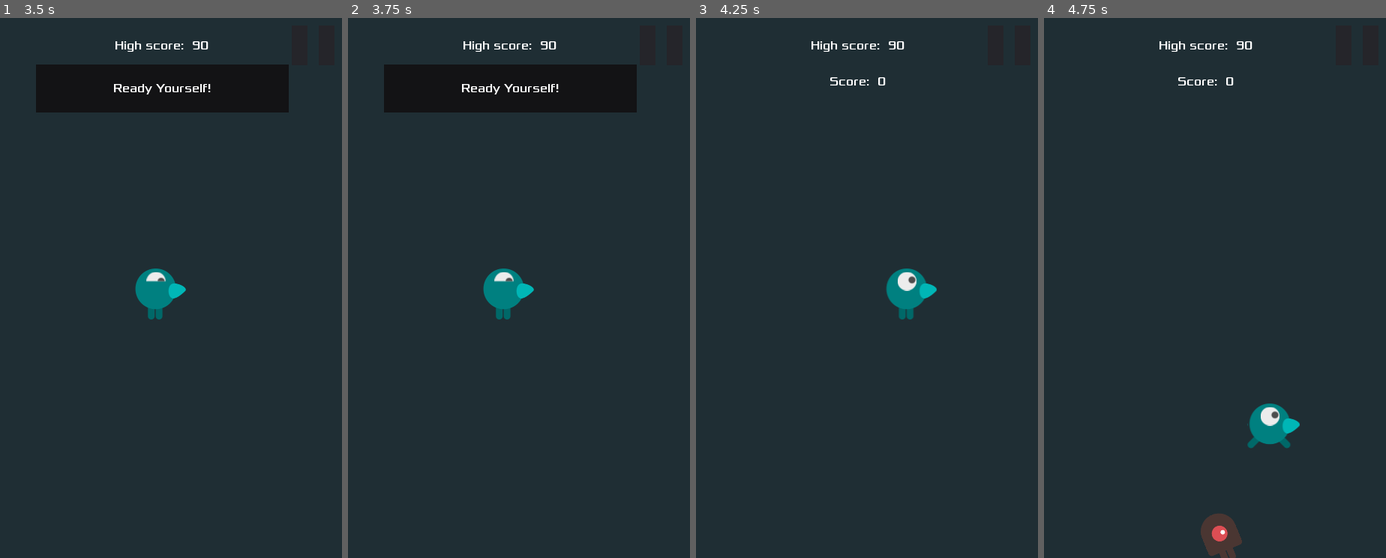
Above: before the commit, frames 1-4 (left to right).
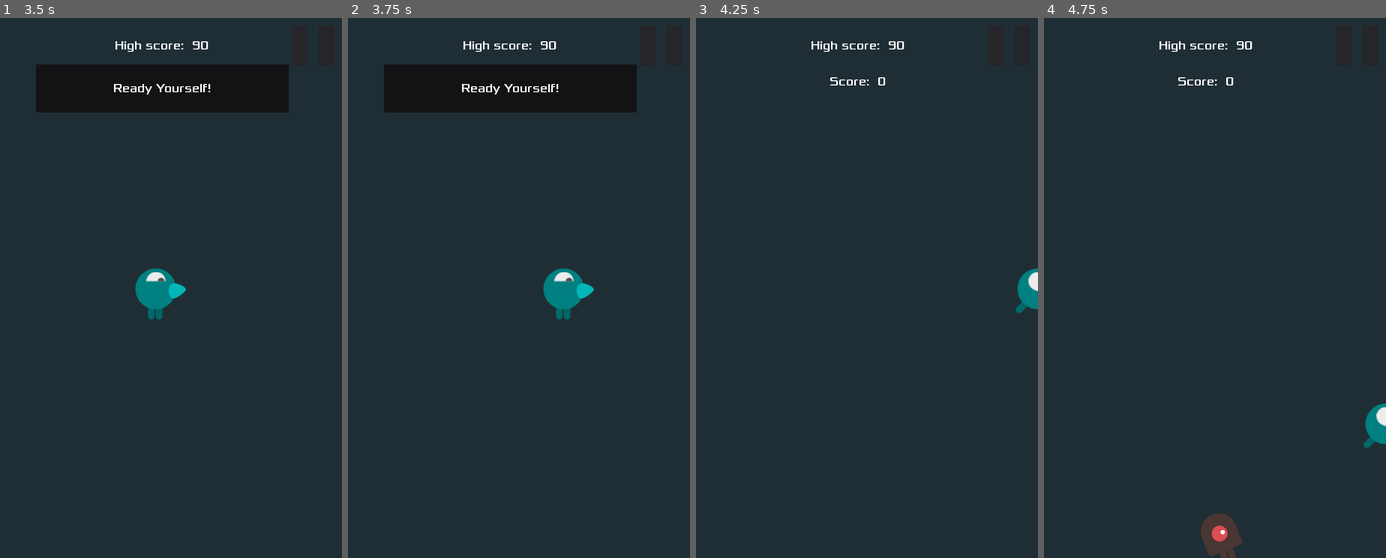
Above: after the commit, the same moments.

Repository: AlixBarreaux/dodge-the-beasties
Game: Godot game, scene res://scenes/Main.tscn
Two runs of this game, one before a commit and one after it. Both use one fixed random seed, a clock stepped at 60 frames per second and the inputs below.
Inputs (mouse positions are in pixels of both pictures, inside the frame that each line leads up to):
- Up to frame 1 (3.5 s): click "Credits" at 0.5 s; click "Play" at 1.25 s; click (314, 45) at 2 s; click "Resume" at 2.75 s
- Up to frame 2 (3.75 s): tap Enter at 3.5 s; move the mouse to (590, 261) at 3.52 s; press the mouse at (590, 261) at 3.53 s; hold D (move_right) from 3.53 s (still down)
- Up to frame 3 (4.25 s): keep holding D (move_right)
- Up to frame 4 (4.75 s): move the mouse to (1132, 315) at 4.27 s; release D (move_right) at 4.28 s; release the mouse at (1132, 315) at 4.28 s; hold S (move_down) from 4.28 s (still down); right-click (1132, 315) at 4.35 s

Frame 1 is identical in both runs. In frame 2, 1.7% of the frame differs, in the area x 39-72%, y 46-56%; in frame 3, 1.2%; in frame 4, 1.2%.

Commit message:
Merge Events autoload signal main_menu_requested with game_quited + move play button code from HUD to MainMenu

Diff:
--- /dev/null
+++ b/MainMenu.tscn
@@ -0,0 +1,166 @@
+[gd_scene load_steps=13 format=2]
+
+[ext_resource path="res://assets/fonts/xolonium-regular.ttf" type="DynamicFontData" id=3]
+[ext_resource path="res://scripts/gui/main_menu.gd" type="Script" id=4]
+[ext_resource path="res://scenes/gui/QuitButton.tscn" type="PackedScene" id=5]
+[ext_resource path="res://resources/main_theme.tres" type="Theme" id=7]
+[ext_resource path="res://scenes/gui/CreditsButton.tscn" type="PackedScene" id=8]
+[ext_resource path="res://scenes/gui/RichTextLabelGameName.tscn" type="PackedScene" id=9]
+
+[sub_resource type="DynamicFont" id=1]
+size = 23
+font_data = ExtResource( 3 )
+
+[sub_resource type="DynamicFont" id=7]
+font_data = ExtResource( 3 )
+
+[sub_resource type="DynamicFont" id=8]
+font_data = ExtResource( 3 )
+
+[sub_resource type="DynamicFont" id=9]
+font_data = ExtResource( 3 )
+
+[sub_resource type="Animation" id=5]
+resource_name = "Active"
+length = 10.0
+loop = true
+tracks/0/type = "value"
+tracks/0/path = NodePath("Control/RichTextLabel:rect_rotation")
+tracks/0/interp = 1
+tracks/0/loop_wrap = true
+tracks/0/imported = false
+tracks/0/enabled = true
+tracks/0/keys = {
+"times": PoolRealArray( 4.8, 6.1, 7, 8.2 ),
+"transitions": PoolRealArray( 1, 1, 1, 1 ),
+"update": 0,
+"values": [ 0.0, 30.0, -30.0, 0.0 ]
+}
+tracks/1/type = "value"
+tracks/1/path = NodePath("Control/RichTextLabel:rect_scale")
+tracks/1/interp = 1
+tracks/1/loop_wrap = true
+tracks/1/imported = false
+tracks/1/enabled = true
+tracks/1/keys = {
+"times": PoolRealArray( 0, 1, 2.5, 4.8, 6.1, 8.2 ),
+"transitions": PoolRealArray( 1, 1, 1, 1, 1, 1 ),
+"update": 0,
+"values": [ Vector2( 1, 1 ), Vector2( 1.25, 1.25 ), Vector2( 1, 1 ), Vector2( 1, 1 ), Vector2( 1.25, 1.25 ), Vector2( 1, 1 ) ]
+}
+
+[sub_resource type="Animation" id=6]
+resource_name = "RESET"
+tracks/0/type = "value"
+tracks/0/path = NodePath("Control/RichTextLabel:rect_scale")
+tracks/0/interp = 1
+tracks/0/loop_wrap = true
+tracks/0/imported = false
+tracks/0/enabled = true
+tracks/0/keys = {
+"times": PoolRealArray( 0 ),
+"transitions": PoolRealArray( 1 ),
+"update": 0,
+"values": [ Vector2( 1, 1 ) ]
+}
+tracks/1/type = "value"
+tracks/1/path = NodePath("Control/RichTextLabel:rect_rotation")
+tracks/1/interp = 1
+tracks/1/loop_wrap = true
+tracks/1/imported = false
+tracks/1/enabled = true
+tracks/1/keys = {
+"times": PoolRealArray( 0 ),
+"transitions": PoolRealArray( 1 ),
+"update": 0,
+"values": [ 0.0 ]
+}
+
+[node name="MainMenu" type="Control"]
+anchor_right = 1.0
+anchor_bottom = 1.0
+theme = ExtResource( 7 )
+script = ExtResource( 4 )
+
+[node name="Control" type="Control" parent="."]
+anchor_top = 0.5
+anchor_right = 1.0
+anchor_bottom = 0.5
+margin_top = -190.0
+margin_bottom = -160.0
+theme = ExtResource( 7 )
+
+[node name="RichTextLabel" parent="Control" instance=ExtResource( 9 )]
+margin_left = 2.0
+margin_top = 2.0
+margin_right = 2.0
+margin_bottom = 14.0
+rect_pivot_offset = Vector2( 240, 21 )
+custom_fonts/normal_font = SubResource( 1 )
+
+[node name="VBoxContainer" type="VBoxContainer" parent="."]
+anchor_right = 1.0
+anchor_bottom = 1.0
+margin_left = 71.0
+margin_top = 287.0
+margin_right = -71.0
+margin_bottom = -125.0
+custom_constants/separation = 50
+
+[node name="PlayButton" type="Button" parent="VBoxContainer"]
+margin_right = 338.0
+margin_bottom = 69.0
+focus_neighbour_top = NodePath("../QuitToDesktopButton")
+focus_neighbour_bottom = NodePath("../QuitToDesktopButton")
+size_flags_horizontal = 3
+size_flags_vertical = 3
+custom_fonts/font = SubResource( 7 )
+text = "Play"
+icon_align = 1
+
+[node name="CreditsButton" parent="VBoxContainer" instance=ExtResource( 8 )]
+anchor_left = 0.0
+anchor_top = 0.0
+anchor_right = 0.0
+anchor_bottom = 0.0
+margin_left = 0.0
+margin_top = 119.0
+margin_right = 338.0
+margin_bottom = 188.0
+size_flags_horizontal = 3
+size_flags_vertical = 3
+custom_fonts/font = SubResource( 8 )
+icon_align = 1
+
+[node name="QuitToDesktopButton" parent="VBoxContainer" instance=ExtResource( 5 )]
+anchor_left = 0.0
+anchor_top = 0.0
+anchor_right = 0.0
+anchor_bottom = 0.0
+margin_left = 0.0
+margin_top = 238.0
+margin_right = 338.0
+margin_bottom = 308.0
+focus_neighbour_top = NodePath("../PlayButton")
+focus_neighbour_bottom = NodePath("../PlayButton")
+size_flags_horizontal = 3
+size_flags_vertical = 3
+custom_fonts/font = SubResource( 9 )
+icon_align = 1
+
+[node name="VersionLabel" type="Label" parent="."]
+anchor_top = 1.0
+anchor_right = 1.0
+anchor_bottom = 1.0
+margin_top = -74.0
+margin_bottom = -24.0
+theme = ExtResource( 7 )
+text = "Version 1.0"
+align = 1
+valign = 1
+
+[node name="AnimationPlayer" type="AnimationPlayer" parent="."]
+anims/Active = SubResource( 5 )
+anims/RESET = SubResource( 6 )
+
+[connection signal="pressed" from="VBoxContainer/PlayButton" to="." method="_on_PlayButton_pressed"]
--- a/Scenes/Player.tscn
+++ /dev/null
@@ -1,39 +0,0 @@
-[gd_scene load_steps=8 format=2]
-
-[ext_resource path="res://Assets/Graphics/player-up-2.png" type="Texture" id=1]
-[ext_resource path="res://Assets/Graphics/player-up-1.png" type="Texture" id=2]
-[ext_resource path="res://Assets/Graphics/player-walk-2.png" type="Texture" id=3]
-[ext_resource path="res://Assets/Graphics/player-walk-1.png" type="Texture" id=4]
-[ext_resource path="res://Scripts/player.gd" type="Script" id=5]
-
-[sub_resource type="SpriteFrames" id=1]
-animations = [ {
-"frames": [ ExtResource( 4 ), ExtResource( 3 ) ],
-"loop": true,
-"name": "Move Right",
-"speed": 5.0
-}, {
-"frames": [ ExtResource( 2 ), ExtResource( 1 ) ],
-"loop": true,
-"name": "Move Up",
-"speed": 5.0
-} ]
-
-[sub_resource type="CircleShape2D" id=2]
-radius = 52.0
-
-[node name="Player" type="Area2D"]
-collision_layer = 0
-script = ExtResource( 5 )
-
-[node name="AnimatedSprite" type="AnimatedSprite" parent="."]
-scale = Vector2( 0.5, 0.5 )
-frames = SubResource( 1 )
-animation = "Move Right"
-
-[node name="CollisionShape2D" type="CollisionShape2D" parent="."]
-position = Vector2( 0, -6.28249 )
-scale = Vector2( 0.5, 0.5 )
-shape = SubResource( 2 )
-
-[connection signal="body_entered" from="." to="." method="_on_Player_body_entered"]
--- a/autoloads/scripts/events.gd
+++ b/autoloads/scripts/events.gd
@@ -9,8 +9,6 @@
 signal game_quited
 # warning-ignore: unused_signal
 signal player_defeated
-# warning-ignore: unused_signal
-signal main_menu_requested
 
 # warning-ignore: unused_signal
 signal start_timer_timeout
--- a/autoloads/scripts/music_player.gd
+++ b/autoloads/scripts/music_player.gd
@@ -25,7 +25,6 @@
 	Events.connect("game_started", self, "play_track", [self.IN_GAME_TRACK])
 	Events.connect("game_quited", self, "play_track", [self.MAIN_MENU_TRACK])
 	Events.connect("player_defeated", self, "stop")
-	Events.connect("main_menu_requested", self, "play_track", [self.MAIN_MENU_TRACK])
 	return
 
 
--- a/project.godot
+++ b/project.godot
@@ -52,7 +52,7 @@
 "base": "RichTextLabel",
 "class": "RichTextLabelGameName",
 "language": "GDScript",
-"path": "res://rich_text_label_game_name.gd"
+"path": "res://scripts/gui/rich_text_label_game_name.gd"
 }, {
 "base": "Timer",
 "class": "StartTimer",
--- a/scenes/gui/HUD.tscn
+++ b/scenes/gui/HUD.tscn
@@ -1,73 +1,14 @@
-[gd_scene load_steps=16 format=2]
+[gd_scene load_steps=11 format=2]
 
-[ext_resource path="res://scenes/gui/CreditsButton.tscn" type="PackedScene" id=1]
+[ext_resource path="res://MainMenu.tscn" type="PackedScene" id=1]
 [ext_resource path="res://resources/main_theme.tres" type="Theme" id=2]
 [ext_resource path="res://assets/fonts/xolonium-regular.ttf" type="DynamicFontData" id=3]
-[ext_resource path="res://scripts/gui/main_menu.gd" type="Script" id=4]
 [ext_resource path="res://scripts/gui/hud.gd" type="Script" id=5]
-[ext_resource path="res://scenes/gui/QuitButton.tscn" type="PackedScene" id=6]
 [ext_resource path="res://scenes/gui/PauseMenu.tscn" type="PackedScene" id=7]
 [ext_resource path="res://scenes/gui/GameOverMenu.tscn" type="PackedScene" id=8]
-[ext_resource path="res://RichTextLabelGameName.tscn" type="PackedScene" id=9]
 
-[sub_resource type="DynamicFont" id=1]
+[sub_resource type="DynamicFont" id=7]
 font_data = ExtResource( 3 )
-
-[sub_resource type="Animation" id=5]
-resource_name = "Active"
-length = 10.0
-loop = true
-tracks/0/type = "value"
-tracks/0/path = NodePath("Control/RichTextLabel:rect_rotation")
-tracks/0/interp = 1
-tracks/0/loop_wrap = true
-tracks/0/imported = false
-tracks/0/enabled = true
-tracks/0/keys = {
-"times": PoolRealArray( 4.8, 6.1, 7, 8.2 ),
-"transitions": PoolRealArray( 1, 1, 1, 1 ),
-"update": 0,
-"values": [ 0.0, 30.0, -30.0, 0.0 ]
-}
-tracks/1/type = "value"
-tracks/1/path = NodePath("Control/RichTextLabel:rect_scale")
-tracks/1/interp = 1
-tracks/1/loop_wrap = true
-tracks/1/imported = false
-tracks/1/enabled = true
-tracks/1/keys = {
-"times": PoolRealArray( 0, 1, 2.5, 4.8, 6.1, 8.2 ),
-"transitions": PoolRealArray( 1, 1, 1, 1, 1, 1 ),
-"update": 0,
-"values": [ Vector2( 1, 1 ), Vector2( 1.25, 1.25 ), Vector2( 1, 1 ), Vector2( 1, 1 ), Vector2( 1.25, 1.25 ), Vector2( 1, 1 ) ]
-}
-
-[sub_resource type="Animation" id=6]
-resource_name = "RESET"
-tracks/0/type = "value"
-tracks/0/path = NodePath("Control/RichTextLabel:rect_scale")
-tracks/0/interp = 1
-tracks/0/loop_wrap = true
-tracks/0/imported = false
-tracks/0/enabled = true
-tracks/0/keys = {
-"times": PoolRealArray( 0 ),
-"transitions": PoolRealArray( 1 ),
-"update": 0,
-"values": [ Vector2( 1, 1 ) ]
-}
-tracks/1/type = "value"
-tracks/1/path = NodePath("Control/RichTextLabel:rect_rotation")
-tracks/1/interp = 1
-tracks/1/loop_wrap = true
-tracks/1/imported = false
-tracks/1/enabled = true
-tracks/1/keys = {
-"times": PoolRealArray( 0 ),
-"transitions": PoolRealArray( 1 ),
-"update": 0,
-"values": [ 0.0 ]
-}
 
 [sub_resource type="Animation" id=2]
 resource_name = "Game Over"
@@ -195,91 +136,7 @@
 "_editor_description_": ""
 }
 
-[node name="MainMenu" type="Control" parent="."]
-anchor_right = 1.0
-anchor_bottom = 1.0
-theme = ExtResource( 2 )
-script = ExtResource( 4 )
-
-[node name="Control" type="Control" parent="MainMenu"]
-anchor_top = 0.5
-anchor_right = 1.0
-anchor_bottom = 0.5
-margin_top = -190.0
-margin_bottom = -160.0
-theme = ExtResource( 2 )
-
-[node name="RichTextLabel" parent="MainMenu/Control" instance=ExtResource( 9 )]
-margin_left = 2.0
-margin_top = 2.0
-margin_right = 2.0
-margin_bottom = 14.0
-rect_pivot_offset = Vector2( 240, 21 )
-text = "Dodge The Creeps
-Reloaded"
-
-[node name="VBoxContainer" type="VBoxContainer" parent="MainMenu"]
-anchor_right = 1.0
-anchor_bottom = 1.0
-margin_left = 71.0
-margin_top = 287.0
-margin_right = -71.0
-margin_bottom = -125.0
-custom_constants/separation = 50
-
-[node name="PlayButton" type="Button" parent="MainMenu/VBoxContainer"]
-margin_right = 338.0
-margin_bottom = 69.0
-focus_neighbour_top = NodePath("../QuitToDesktopButton")
-focus_neighbour_bottom = NodePath("../QuitToDesktopButton")
-size_flags_horizontal = 3
-size_flags_vertical = 3
-custom_fonts/font = SubResource( 1 )
-text = "Play"
-icon_align = 1
-
-[node name="CreditsButton" parent="MainMenu/VBoxContainer" instance=ExtResource( 1 )]
-anchor_left = 0.0
-anchor_top = 0.0
-anchor_right = 0.0
-anchor_bottom = 0.0
-margin_left = 0.0
-margin_top = 119.0
-margin_right = 338.0
-margin_bottom = 188.0
-size_flags_horizontal = 3
-size_flags_vertical = 3
-icon_align = 1
-
-[node name="QuitToDesktopButton" parent="MainMenu/VBoxContainer" instance=ExtResource( 6 )]
-anchor_left = 0.0
-anchor_top = 0.0
-anchor_right = 0.0
-anchor_bottom = 0.0
-margin_left = 0.0
-margin_top = 238.0
-margin_right = 338.0
-margin_bottom = 308.0
-focus_neighbour_top = NodePath("../PlayButton")
-focus_neighbour_bottom = NodePath("../PlayButton")
-size_flags_horizontal = 3
-size_flags_vertical = 3
-icon_align = 1
-
-[node name="VersionLabel" type="Label" parent="MainMenu"]
-anchor_top = 1.0
-anchor_right = 1.0
-anchor_bottom = 1.0
-margin_top = -74.0
-margin_bottom = -24.0
-theme = ExtResource( 2 )
-text = "Version 1.0"
-align = 1
-valign = 1
-
-[node name="AnimationPlayer" type="AnimationPlayer" parent="MainMenu"]
-anims/Active = SubResource( 5 )
-anims/RESET = SubResource( 6 )
+[node name="MainMenu" parent="." instance=ExtResource( 1 )]
 
 [node name="MessageTimer" type="Timer" parent="."]
 wait_time = 2.0
@@ -334,7 +191,6 @@
 anims/MainMenuActive = SubResource( 4 )
 anims/RESET = SubResource( 3 )
 
-[connection signal="pressed" from="MainMenu/VBoxContainer/PlayButton" to="." method="_on_PlayButton_pressed"]
 [connection signal="timeout" from="MessageTimer" to="." method="_on_MessageTimer_timeout"]
 
 [editable path="GameOverMenu"]
--- a/RichTextLabelGameName.tscn
+++ b/scenes/gui/RichTextLabelGameName.tscn
@@ -1,6 +1,6 @@
 [gd_scene load_steps=4 format=2]
 
-[ext_resource path="res://rich_text_label_game_name.gd" type="Script" id=1]
+[ext_resource path="res://scripts/gui/rich_text_label_game_name.gd" type="Script" id=1]
 [ext_resource path="res://assets/fonts/xolonium-regular.ttf" type="DynamicFontData" id=2]
 
 [sub_resource type="DynamicFont" id=1]
--- a/scripts/death_sound_player.gd
+++ b/scripts/death_sound_player.gd
@@ -16,6 +16,6 @@
 
 
 func _initialize_signals() -> void:
-	Events.connect("main_menu_requested", self, "stop")
+	Events.connect("game_quited", self, "stop")
 	Events.connect("game_started", self, "stop")
 	return
--- a/scripts/gui/game_over_menu.gd.gd
+++ b/scripts/gui/game_over_menu.gd.gd
@@ -27,7 +27,7 @@
 
 func _on_QuitToMainMenuButton_pressed() -> void:
 	self.hide()
-	Events.emit_signal("main_menu_requested")
+	Events.emit_signal("game_quited")
 	return
 
 
--- a/scripts/gui/hud.gd
+++ b/scripts/gui/hud.gd
@@ -28,7 +28,7 @@
 
 
 func _initialize_signals() -> void:
-	Events.connect("main_menu_requested", self, "on_main_menu_requested")
+	Events.connect("game_quited", self, "on_game_quited")
 	Events.connect("player_defeated", self, "on_player_defeated")
 	return
 
@@ -38,7 +38,7 @@
 	return
 
 
-func on_main_menu_requested() -> void:
+func on_game_quited() -> void:
 	message_panel.hide()
 	return
 
@@ -78,10 +78,10 @@
 	return
 
 
-func _on_PlayButton_pressed() -> void:
-	main_menu.hide()
-	Events.emit_signal("game_started")
-	return
+#func _on_PlayButton_pressed() -> void:
+#	main_menu.hide()
+#	Events.emit_signal("game_started")
+#	return
 
 
 func _on_MessageTimer_timeout() -> void:
--- a/scripts/gui/main_menu.gd
+++ b/scripts/gui/main_menu.gd
@@ -24,7 +24,6 @@
 func _initialize_signals() -> void:
 	Events.connect("game_started", self, "on_game_started")
 	Events.connect("game_quited", self, "on_game_quited")
-	Events.connect("main_menu_requested", self, "on_main_menu_requested")
 	return
 
 
@@ -44,7 +43,7 @@
 	return
 
 
-func on_main_menu_requested() -> void:
-	self.show()
-	self.animation_player.play("Active")
+func _on_PlayButton_pressed() -> void:
+	self.hide()
+	Events.emit_signal("game_started")
 	return
--- a/scripts/gui/pause_menu.gd
+++ b/scripts/gui/pause_menu.gd
@@ -48,7 +48,6 @@
 func _initialize_signals() -> void:
 	Events.connect("game_started", self, "show")
 	Events.connect("game_quited", self, "hide")
-	Events.connect("main_menu_requested", self, "hide")
 	Events.connect("player_defeated", self, "hide")
 	return
 
@@ -76,7 +75,6 @@
 func _on_QuitToMainMenuButton_pressed() -> void:
 	self.hide_menu()
 	Events.emit_signal("game_quited")
-	Events.emit_signal("main_menu_requested")
 
 	Global.can_pause_menu_show = false
 	get_tree().paused = false
--- a/scripts/main.gd
+++ b/scripts/main.gd
@@ -41,7 +41,6 @@
 func _initialize_signals() -> void:
 	Events.connect("game_started", self, "on_game_started")
 	Events.connect("game_quited", self, "on_game_quited")
-	Events.connect("main_menu_requested", self, "on_main_menu_requested")
 	Events.connect("player_defeated", self, "on_player_defeated")
 	return
 
@@ -51,17 +50,11 @@
 	return
 
 
-func on_main_menu_requested() -> void:
-	self.stop_game()
-	return
-
-
 func stop_game() -> void:
 #	self.score = 0
 	is_high_score_beat = false
 	hud.update_score(self.score)
 	get_tree().call_group("mobs", "queue_free")
-	player.set_physics_process(false)
 	score_timer.stop()
 	mob_timer.stop()
 	score_timer.stop()
--- a/scripts/player.gd
+++ b/scripts/player.gd
@@ -135,11 +135,13 @@
 
 func enable() -> void:
 	collision_shape_2d.disabled = false
+	self.set_physics_process(true)
 	return
 
 
 func disable() -> void:
 	collision_shape_2d.set_deferred("disabled", true)
+	self.set_physics_process(false)
 	return
 
 
Not shown: 1 places in scenes/gui/HUD.tscn that only renumber resources
Renamed: rich_text_label_game_name.gd -> scripts/gui/rich_text_label_game_name.gd
